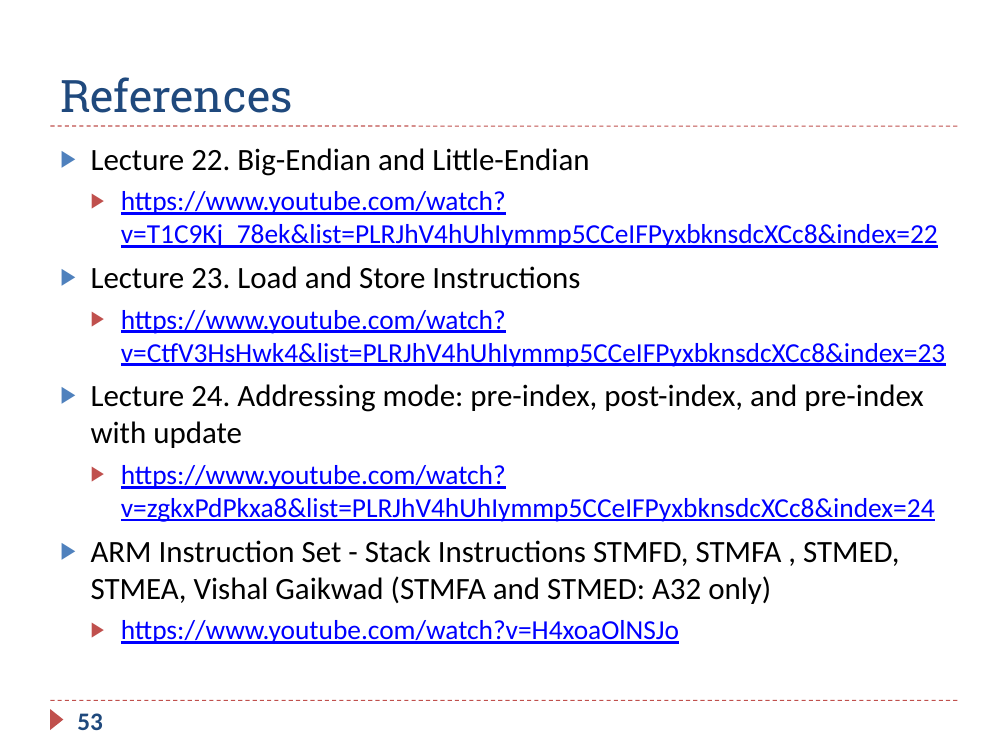
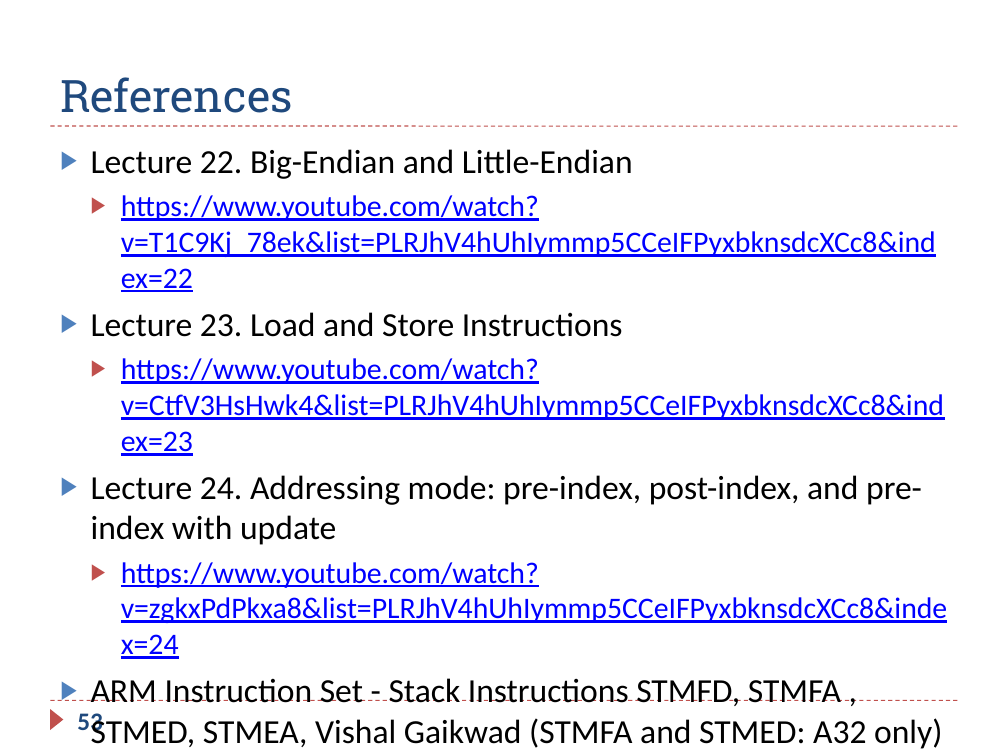
Before and after one commit to guhofstra/CSC111Fa26, a slide deck: slide 53 of PPTs/Ch5_ARM_Load_Store.pptx. Drawn at 1008x756 pixels with LibreOffice and Linux fonts; fonts in the diff are those of the drawing. Boxes give left, top, right and bottom in pixels: in the first picture for what was removed or moved away, otherwise in the second. Text is boxed around its words. In the diff, an @@ line names an element or a change of style, - is before the commit and + after.

```diff
--- a/PPTs/Ch5_ARM_Load_Store.pptx
+++ b/PPTs/Ch5_ARM_Load_Store.pptx
@@ text "Lecture 22. Big-Endian and Little-Endian" at (91,149,948,749): size 22.1 to 24.1 pt in "Lecture 22. Big-Endian and Little-Endian", "Lecture 23. Load and Store Instructions", "Lecture 24. Addressing mode: pre-index, post-index, and ...", "ARM Instruction Set - Stack Instructions STMFD, ..."; size 19.6 to 21.3 pt in "https://www.youtube.com/watch?v=T1C9Kj_78ek&list=PLRJhV4hUhI ...", "https://www.youtube.com/watch?v=CtfV3HsHwk4&list=PLRJhV4hUhI ...", "https://www.youtube.com/watch?v=zgkxPdPkxa8&list=PLRJhV4hUhI ...", "https://www.youtube.com/watch?v=H4xoaOlNSJo" @@
```
Also in this commit, not shown: 8 other slides changed, 4 other files.
